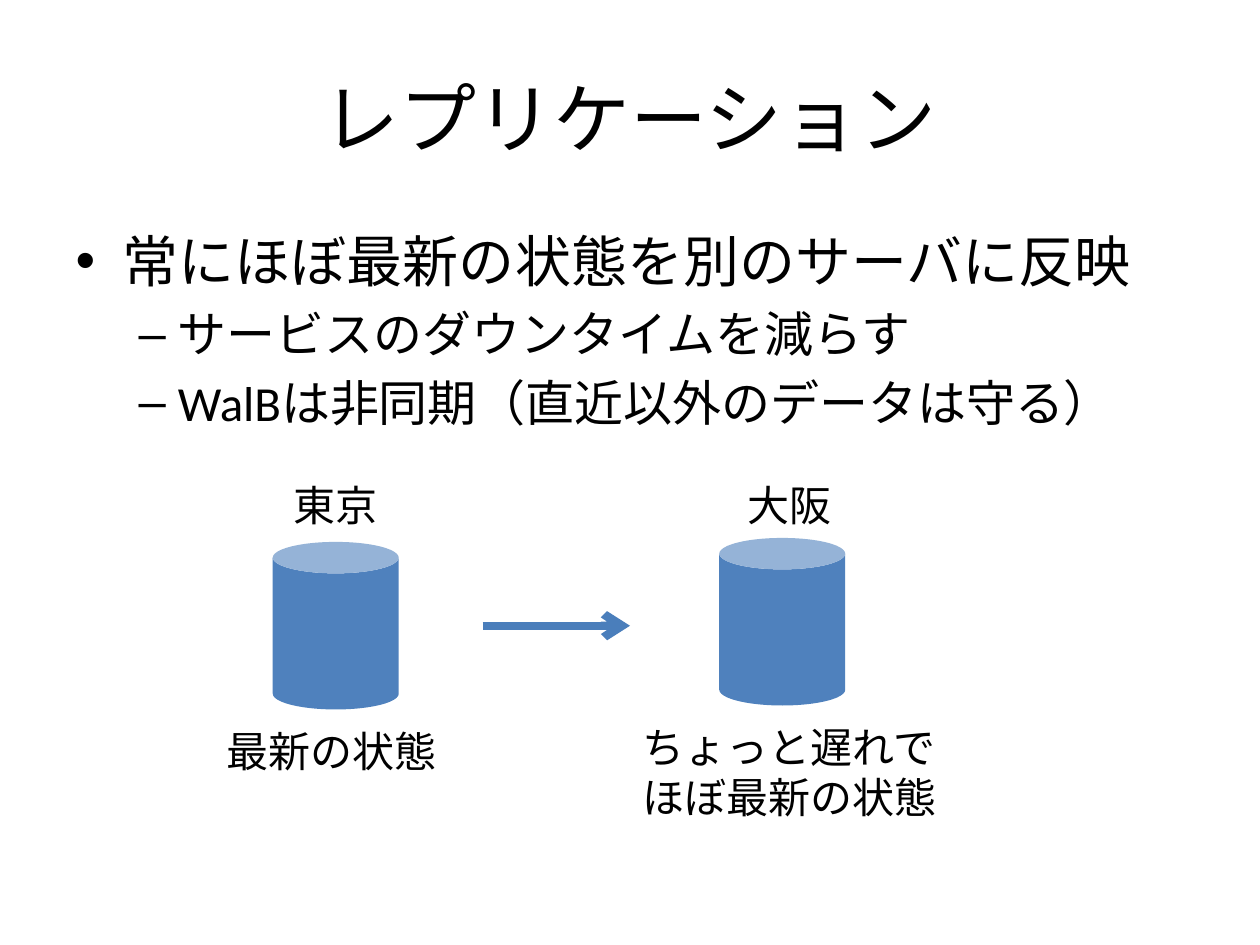
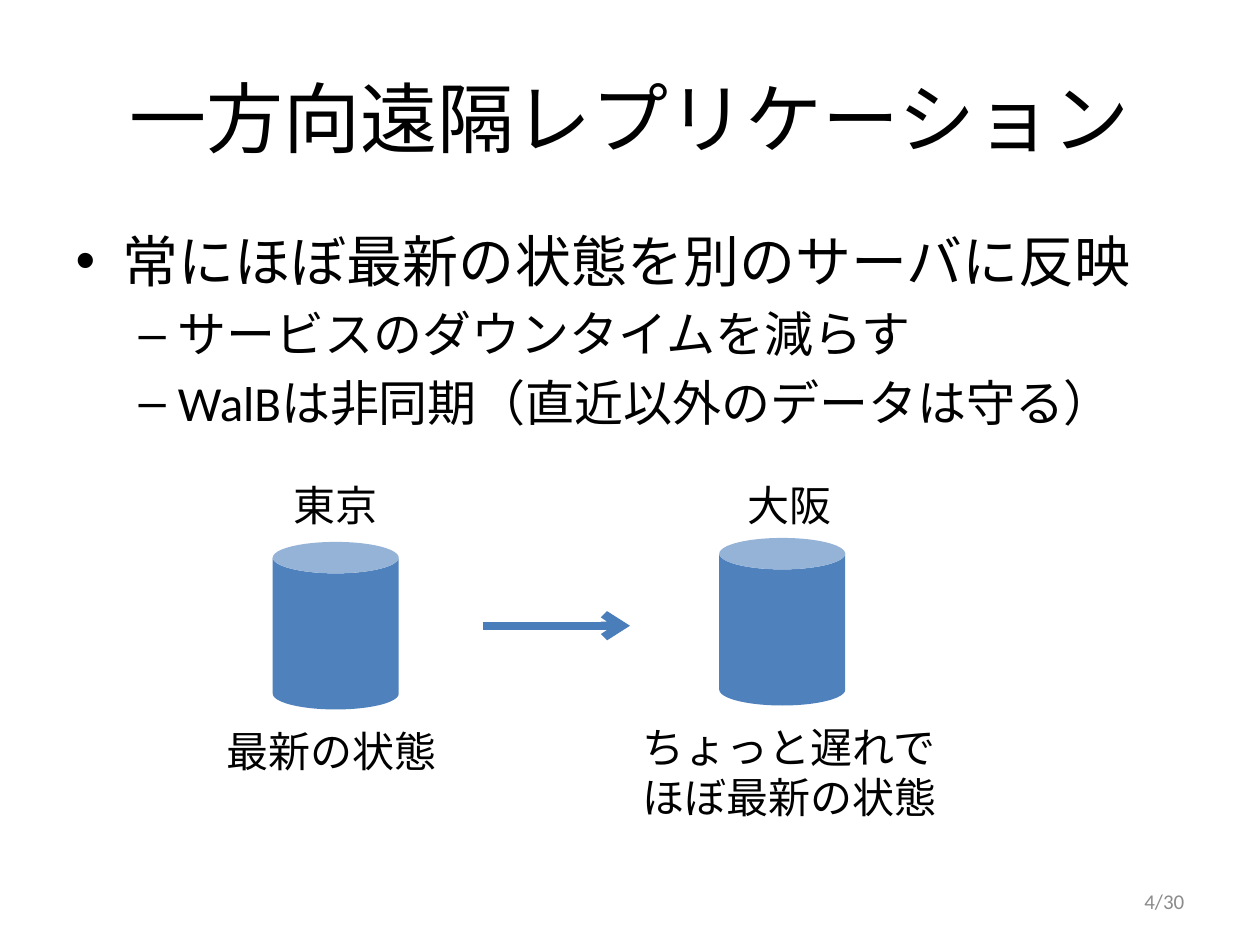
Before and after one commit to walb-linux/walb-tools, a slide deck: slide 4 of doc/walb-is-hard.pptx. Drawn at 1260x945 pixels with LibreOffice and Linux fonts; fonts in the diff are those of the drawing. Boxes give left, top, right and bottom in pixels: in the first picture for what was removed or moved away, otherwise in the second. Text is boxed around its words. In the diff, an @@ line names an element or a change of style, - is before the commit and + after.

```diff
--- a/doc/walb-is-hard.pptx
+++ b/doc/walb-is-hard.pptx
@@ title at bbox=[130, 82, 1129, 154]: text changed @@
-レプリケーション
+一方向遠隔レプリケーション
@@ page number added at bbox=[1144, 894, 1184, 910], 12 pt, text #8C8C8C @@
+4/30
```
Also in this commit, not shown: 26 other slides changed, 3 slides added.
